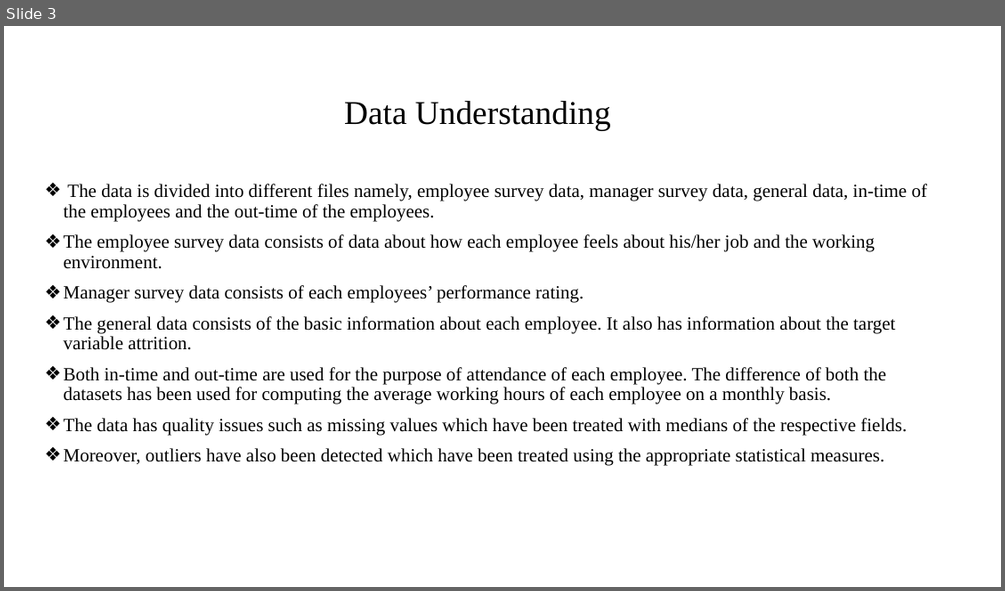
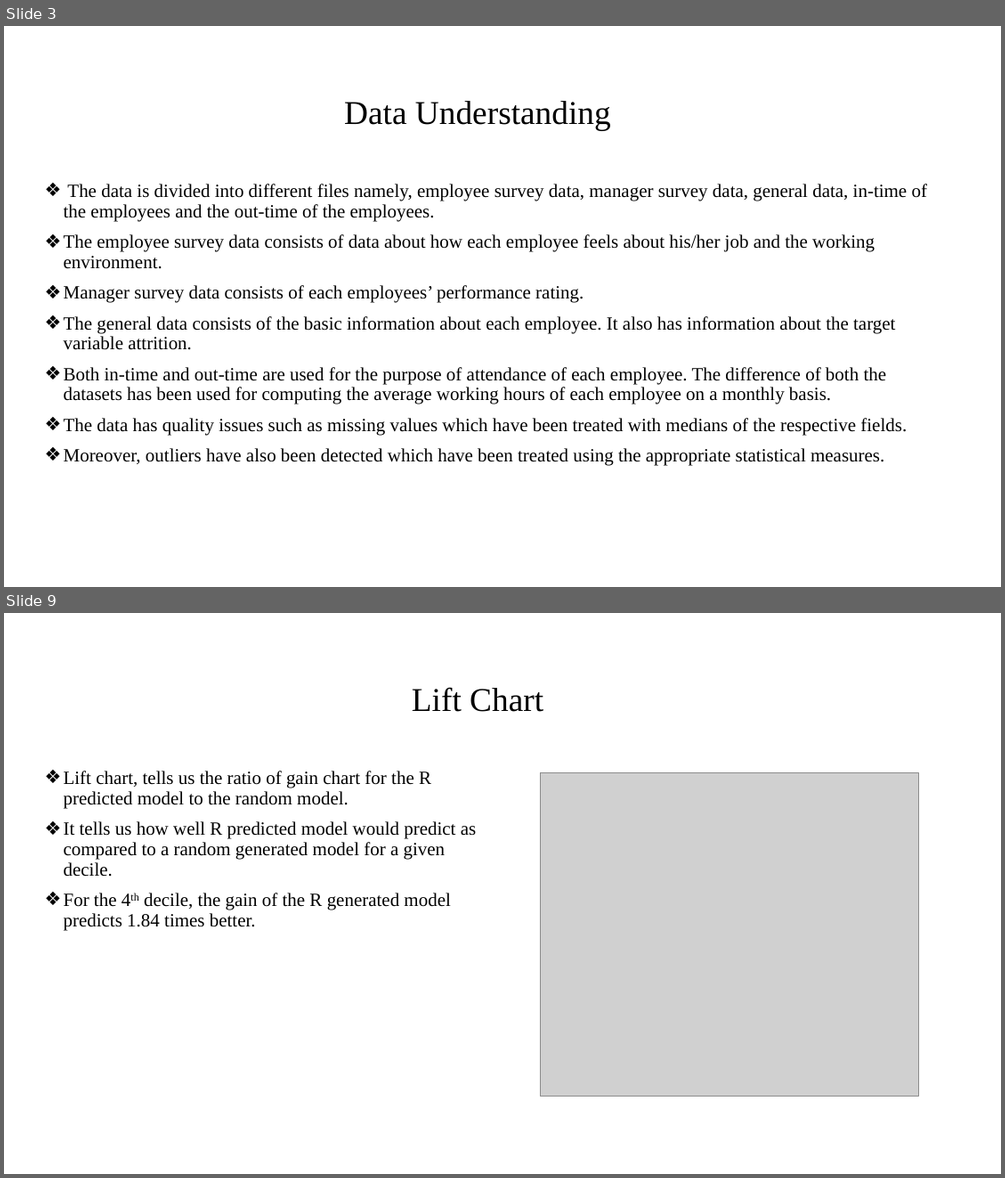
Before and after one commit to gaurav007x/HR-Analytics, a slide deck: HR Analytics Presentation.pptx. Shown one above the other, each under a label of ours: slide 3 before the commit, slides 3 and 9 after it; the slides between them are not shown. The pictures are 1005x591 and 1005x1178 pixels, drawn with LibreOffice and Linux fonts; fonts in the diff are those of the drawing; grey boxes stand for pictures; background and template pictures are left out. Boxes give left, top, right and bottom in pixels: in the first picture for what was removed or moved away, otherwise in the second. Text is boxed around its words. In the diff, an @@ line names an element or a change of style, - is before the commit and + after.

```diff
--- a/HR Analytics Presentation.pptx
+++ b/HR Analytics Presentation.pptx
@@ slide 9 added at [4, 613, 1001, 1174], background #FFFFFF @@
@@ title added at [412, 687, 543, 712], 32 pt, text #000000 @@
+Lift Chart
@@ text added at [64, 771, 476, 931], 18 pt, text #000000 @@
+❖ Lift chart, tells us the ratio of gain chart for the R predicted model to the random model.
+❖ It tells us how well R predicted model would predict as compared to a random generated model for a given decile.
+❖ For the 4th decile, the gain of the R generated model predicts 1.84 times better.
@@ picture added at [541, 772, 919, 1096] @@
```
Also in this commit, not shown: 4 slides changed, 3 other slides added, 4 slides removed, 1 other file.
